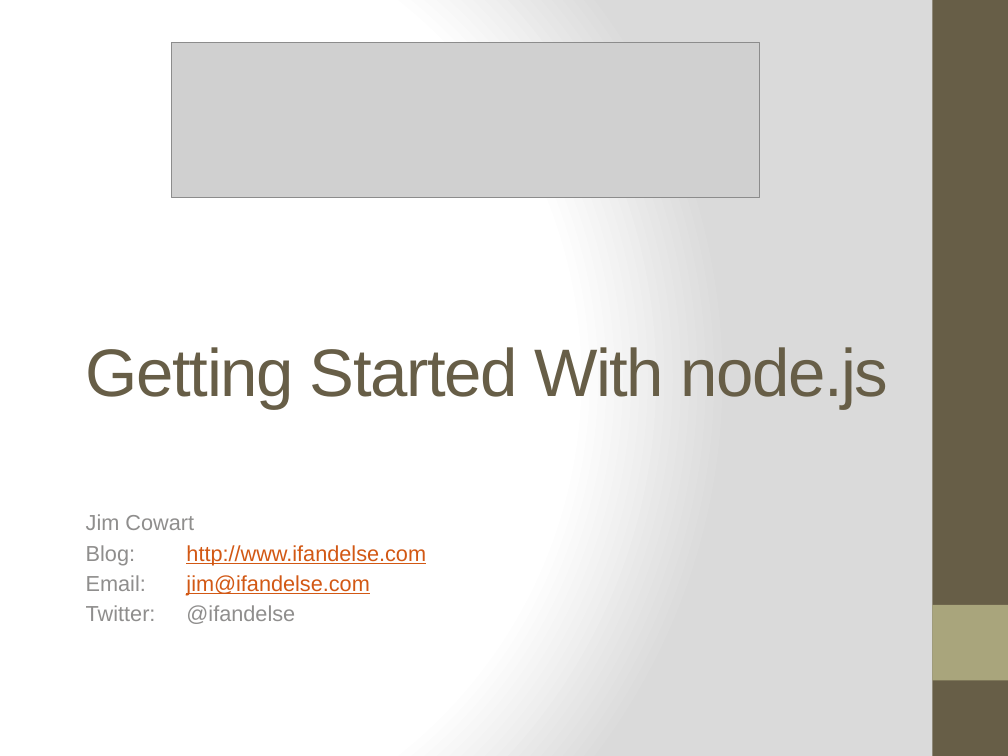
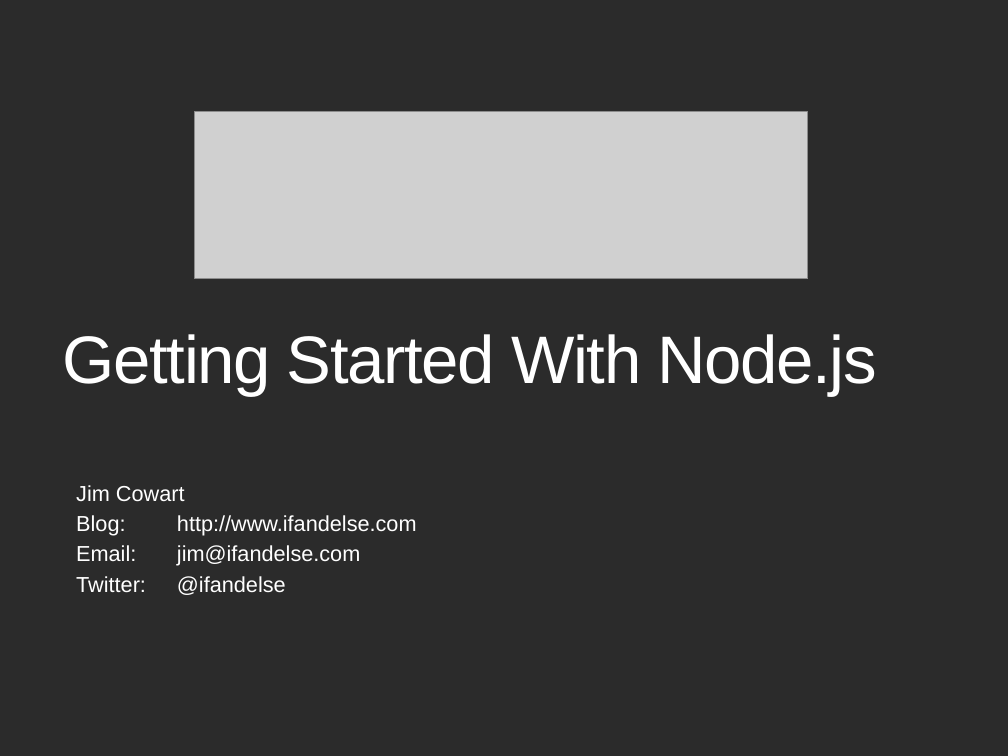
Before and after one commit to ifandelse/DevLink-2011---Getting-Started-With-Nodejs, a slide deck: slide 1 of PowerPoint/GettingStartedWithNodejs.pptx. Drawn at 1008x756 pixels with LibreOffice and Linux fonts; fonts in the diff are those of the drawing; grey boxes stand for pictures; background and template pictures are left out; a plain dark background stands for a picture behind light text. Boxes give left, top, right and bottom in pixels: in the first picture for what was removed or moved away, otherwise in the second. Text is boxed around its words. In the diff, an @@ line names an element or a change of style, - is before the commit and + after.

```diff
--- a/PowerPoint/GettingStartedWithNodejs.pptx
+++ b/PowerPoint/GettingStartedWithNodejs.pptx
@@ background gradient #FFFFFF to #DADADA to picture (left out) @@
@@ rectangle removed at [932, 0, 1008, 756] @@
@@ picture removed at [172, 42, 760, 198] @@
@@ picture added at [195, 112, 807, 279] @@
@@ title at [63, 334, 877, 396]: text changed; text colour #675E47 to #FFFFFF @@
-Getting Started With node.js
+Getting Started With Node.js
@@ subtitle "Jim Cowart": place and size @@
-subtitle "Jim Cowart" at [86, 514, 426, 624]
+subtitle "Jim Cowart" at [76, 485, 417, 595]
@@ subtitle "Jim Cowart" at [76, 485, 417, 595]: text colour #8F8F8D to #FFFFFF in "Jim Cowart", "Blog:", "Email:", "Twitter: @ifandelse"; text colour #D25814 to #FFFFFF, underline off in "http://www.ifandelse.com", "jim@ifandelse.com" @@
@@ rectangle removed at [932, 605, 1008, 680] @@
```
Also in this commit, not shown: 14 other slides changed, 11 slides added, 5 other files.
